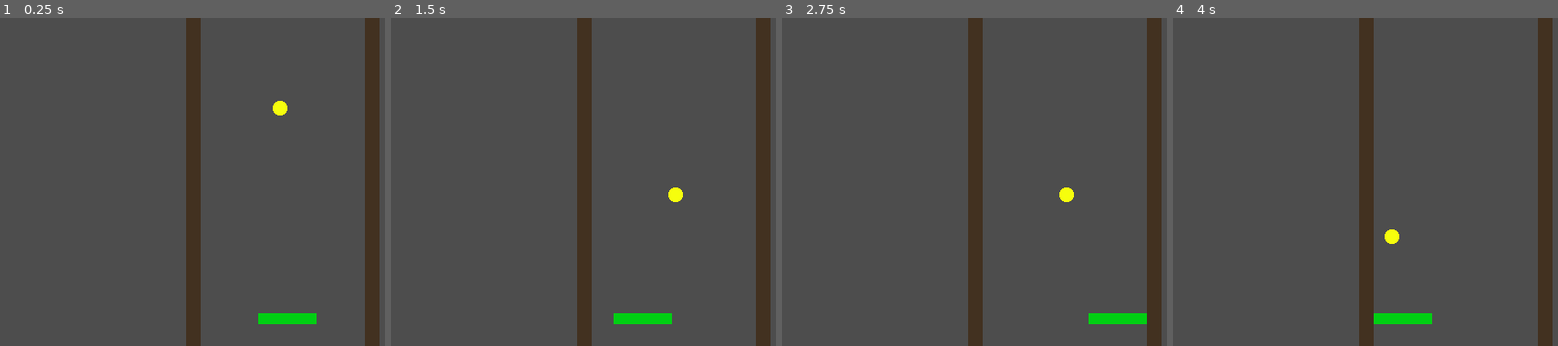
Above: before the commit, frames 1-4 (left to right).
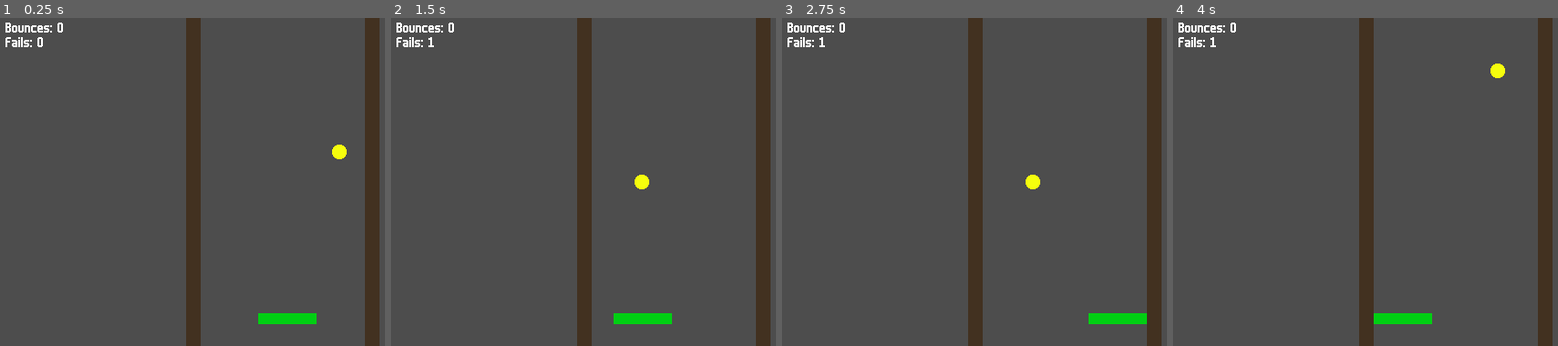
Above: after the commit, the same moments.

Repository: YannVeld/LD60
Game: Godot game, scene res://main.tscn
The game is run twice, just before and just after one commit, with the same random seed, the same clock (stepped at 60 frames per second) and the same inputs.
Inputs:
- Up to frame 1 (0.25 s): no input
- Up to frame 2 (1.5 s): hold Right (move_right) 0.53-1.28 s; hold Left (move_left) from 1.28 s (still down)
- Up to frame 3 (2.75 s): tap Enter at 2 s; release Left (move_left) at 2.03 s; hold Right (move_right) from 2.03 s (still down)
- Up to frame 4 (4 s): tap Space at 2.75 s; tap Enter at 3.5 s; release Right (move_right) at 3.53 s; hold Left (move_left) from 3.53 s (still down)

The runs differ from the first frame. In frame 1, 0.6% of the frame differs, in the area x 1-91%, y 1-44%; in frame 2, 0.6%; in frame 3, 0.6%; in frame 4, 0.6%.

Commit message:
Added the ball and upgrade managers and some simple UI

Diff:
--- /dev/null
+++ b/Scenes/ball.tscn
@@ -0,0 +1,30 @@
+[gd_scene format=3 uid="uid://bslj2n2pxj8l2"]
+
+[ext_resource type="Script" uid="uid://dxgq8kcajiq3s" path="res://Scripts/ball.gd" id="1_763xp"]
+[ext_resource type="Resource" uid="uid://bmmc64lrnyhh8" path="res://gameProperties.tres" id="2_sh48c"]
+[ext_resource type="Texture2D" uid="uid://2wh2ila100x0" path="res://Sprites/yellowCircle.png" id="3_cfgco"]
+
+[sub_resource type="PhysicsMaterial" id="PhysicsMaterial_h2yge"]
+friction = 0.0
+rough = true
+bounce = 1.0
+
+[sub_resource type="CircleShape2D" id="CircleShape2D_sifc0"]
+radius = 8.0
+
+[node name="Ball" type="RigidBody2D" unique_id=553219587]
+collision_layer = 2
+physics_material_override = SubResource("PhysicsMaterial_h2yge")
+gravity_scale = 0.5
+lock_rotation = true
+continuous_cd = 2
+contact_monitor = true
+max_contacts_reported = 3
+script = ExtResource("1_763xp")
+gameProperties = ExtResource("2_sh48c")
+
+[node name="Sprite2D" type="Sprite2D" parent="." unique_id=426487715]
+texture = ExtResource("3_cfgco")
+
+[node name="CollisionShape2D" type="CollisionShape2D" parent="." unique_id=965524520]
+shape = SubResource("CircleShape2D_sifc0")
--- a/Scripts/ball.gd
+++ b/Scripts/ball.gd
@@ -6,13 +6,16 @@
 
 var initial_pos: Vector2
 
+signal bat_bounce
+signal out_of_bounds
+
 # Called when the node enters the scene tree for the first time.
 func _ready() -> void:
 	initial_pos = global_position
 
 	body_entered.connect(_on_body_entered)
 
-	var _outArea: Area2D = $"../OutArea"
+	var _outArea: Area2D = $"/root/Node2D/OutArea"
 	_outArea.body_entered.connect(_on_out_area_entered)
 
 	_respawn(0.0)
@@ -46,7 +49,9 @@
 func _on_body_entered(body: Node):
 	if body is Bat:
 		set_axis_velocity(linear_velocity + Vector2.UP * gameProperties.bat_boost)
+		bat_bounce.emit()
 
 func _on_out_area_entered(body: Node2D):
 	if not body == self: return
+	out_of_bounds.emit()
 	_respawn(gameProperties.ball_respawn_time)
--- /dev/null
+++ b/Scripts/ball_manager.gd
@@ -0,0 +1,59 @@
+class_name BallManager extends Node2D
+
+@export var gameProperties: GameProperties
+
+var ball := preload("res://Scenes/ball.tscn")
+var _ball_list: Array[Ball] = []
+
+var ball_count: int:
+	get: return _ball_list.size()
+
+signal bat_bounce(bounce_count: int)
+var _bat_bounce_count: int = 0
+var bat_bounce_count: int:
+	get: return _bat_bounce_count
+
+signal out_of_bounds(out_of_bounds_count: int)
+var _out_of_bounds_count: int = 0
+var out_of_bounds_count: int:
+	get: return _out_of_bounds_count
+
+# Called when the node enters the scene tree for the first time.
+func _ready() -> void:
+	gameProperties.ball_count_changed.connect(_on_ball_count_changed)
+
+	for ii in range(gameProperties.ball_count):
+		var _pos = Vector2.ZERO
+		_pos.x = randf_range(-gameProperties.wall_distance/2+16, gameProperties.wall_distance/2-16)
+		_spawn_ball(_pos)
+
+func _on_ball_count_changed():
+	var _num_new_balls = gameProperties.ball_count - ball_count
+	if _num_new_balls <= 0:
+		print("Tried to create balls, but there were already enough!")
+		return
+
+	for ii in range(_num_new_balls):
+		var _pos = Vector2.ZERO
+		_pos.x = randf_range(-gameProperties.wall_distance/2+16, gameProperties.wall_distance/2-16)
+		_spawn_ball(_pos)
+
+
+func _spawn_ball(pos_from_center: Vector2):
+	var _inst: Ball = ball.instantiate()
+	var center: Vector2 = get_viewport_rect().size/2.0
+	_inst.global_position = center + pos_from_center
+	add_child(_inst)
+
+	_inst.bat_bounce.connect(_on_bat_bounce)
+	_inst.out_of_bounds.connect(_on_ball_out_of_bounds)
+
+	_ball_list.append(_inst)
+
+func _on_bat_bounce():
+	_bat_bounce_count += 1
+	bat_bounce.emit(_bat_bounce_count)
+
+func _on_ball_out_of_bounds():
+	_out_of_bounds_count += 1
+	out_of_bounds.emit(_out_of_bounds_count)
--- a/Scripts/game_properties.gd
+++ b/Scripts/game_properties.gd
@@ -4,6 +4,13 @@
 @export_group("Ball")
 @export var ball_speed: float = 500.0
 @export var ball_respawn_time: float = 2.0
+
+signal ball_count_changed
+@export var ball_count: int = 1:
+	set(value):
+		if value <= 0: value = 0
+		ball_count = value
+		ball_count_changed.emit()
 
 @export_group("Bat")
 @export var bat_boost: float = 100.0
--- /dev/null
+++ b/Scripts/upgrade_manager.gd
@@ -0,0 +1,30 @@
+class_name UpgradeManager extends Node2D
+
+@export var gameProperties: GameProperties
+
+@onready var ballManager: BallManager = $"../BallManager"
+
+var font: Font = preload("res://Fonts/m6x11.ttf")
+
+# Called when the node enters the scene tree for the first time.
+func _ready() -> void:
+	ballManager.out_of_bounds.connect(_on_out_of_bounds)
+	ballManager.bat_bounce.connect(_on_bat_bounce)
+
+
+func _on_out_of_bounds(out_of_bounds_count: int):
+	queue_redraw()
+
+func _on_bat_bounce(bat_bounce_count: int):
+	queue_redraw()
+
+
+
+# Called every frame. 'delta' is the elapsed time since the previous frame.
+func _process(delta: float) -> void:
+	pass
+
+
+func _draw() -> void:
+	draw_string(font, Vector2(16,16), "Bounces: " + str(ballManager.bat_bounce_count))
+	draw_string(font, Vector2(16,32), "Fails: " + str(ballManager.out_of_bounds_count))
--- a/main.tscn
+++ b/main.tscn
@@ -1,20 +1,12 @@
 [gd_scene format=3 uid="uid://dggmv72mor6lf"]
 
-[ext_resource type="Script" uid="uid://dxgq8kcajiq3s" path="res://Scripts/ball.gd" id="1_0xm2m"]
-[ext_resource type="Texture2D" uid="uid://2wh2ila100x0" path="res://Sprites/yellowCircle.png" id="1_ig7tw"]
+[ext_resource type="Script" uid="uid://dlj1b61wwimo4" path="res://Scripts/upgrade_manager.gd" id="1_5vw27"]
 [ext_resource type="Texture2D" uid="uid://bmauc48gxglmh" path="res://Sprites/greenSquare.png" id="2_h2yge"]
 [ext_resource type="Resource" uid="uid://bmmc64lrnyhh8" path="res://gameProperties.tres" id="2_lquwl"]
 [ext_resource type="Script" uid="uid://b23buabh3sigj" path="res://Scripts/bat.gd" id="3_1bvp3"]
 [ext_resource type="Texture2D" uid="uid://ctafehlq1f6dw" path="res://Sprites/brownBlock.png" id="3_h2yge"]
 [ext_resource type="Script" uid="uid://dqtkoi3ld1q82" path="res://Scripts/side_walls.gd" id="4_272bh"]
-
-[sub_resource type="PhysicsMaterial" id="PhysicsMaterial_h2yge"]
-friction = 0.0
-rough = true
-bounce = 1.0
-
-[sub_resource type="CircleShape2D" id="CircleShape2D_sifc0"]
-radius = 8.0
+[ext_resource type="Script" uid="uid://di6rtvbqpcuw7" path="res://Scripts/ball_manager.gd" id="7_272bh"]
 
 [sub_resource type="PhysicsMaterial" id="PhysicsMaterial_0xm2m"]
 friction = 0.0
@@ -37,24 +29,16 @@
 
 [node name="Node2D" type="Node2D" unique_id=1396456076]
 
-[node name="Ball" type="RigidBody2D" parent="." unique_id=862803632]
-position = Vector2(322, 194)
-physics_material_override = SubResource("PhysicsMaterial_h2yge")
-gravity_scale = 0.5
-lock_rotation = true
-continuous_cd = 2
-contact_monitor = true
-max_contacts_reported = 3
-script = ExtResource("1_0xm2m")
+[node name="UpgradeManager" type="Node2D" parent="." unique_id=1040316871]
+script = ExtResource("1_5vw27")
 gameProperties = ExtResource("2_lquwl")
 
-[node name="Sprite2D" type="Sprite2D" parent="Ball" unique_id=180812032]
-texture = ExtResource("1_ig7tw")
-
-[node name="CollisionShape2D" type="CollisionShape2D" parent="Ball" unique_id=2127869619]
-shape = SubResource("CircleShape2D_sifc0")
+[node name="BallManager" type="Node2D" parent="." unique_id=1540103077]
+script = ExtResource("7_272bh")
+gameProperties = ExtResource("2_lquwl")
 
 [node name="LevelWalls" type="StaticBody2D" parent="." unique_id=1074300178]
+collision_mask = 3
 physics_material_override = SubResource("PhysicsMaterial_0xm2m")
 script = ExtResource("4_272bh")
 gameProperties = ExtResource("2_lquwl")
@@ -84,6 +68,7 @@
 
 [node name="Bat" type="StaticBody2D" parent="." unique_id=1031534249]
 position = Vector2(325, 330)
+collision_mask = 3
 physics_material_override = SubResource("PhysicsMaterial_1bvp3")
 script = ExtResource("3_1bvp3")
 gameProperties = ExtResource("2_lquwl")
@@ -99,7 +84,7 @@
 
 [node name="OutArea" type="Area2D" parent="." unique_id=244651015]
 position = Vector2(324, 427.64)
-collision_layer = 2
+collision_mask = 3
 
 [node name="CollisionShape2D" type="CollisionShape2D" parent="OutArea" unique_id=1318569660]
 shape = SubResource("WorldBoundaryShape2D_cx551")
Not shown, added: Scripts/ball_manager.gd.uid
Not shown, added: Scripts/upgrade_manager.gd.uid
